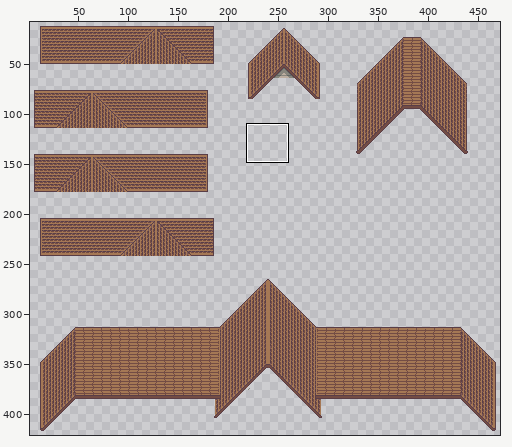
Sprite sheet -- assets/Tilesets/HouseRoof.png. Above: a wide view before the commit, with the close-up outlined.
Close-up. Old version:
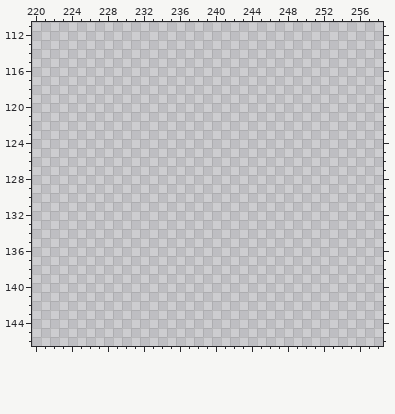
The file is 480x464 pixels. Shown: x 220..258, y 111..146. The wide view leaves out empty margins.
And afterwards:
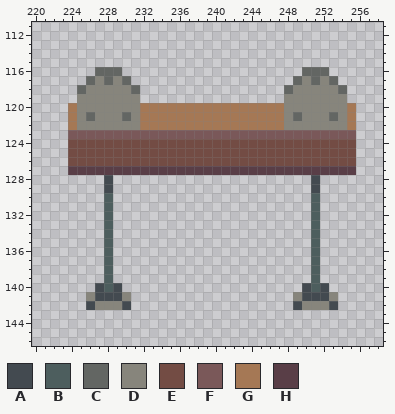
Palette (. is transparent): A #434a50  B #4d5e5e  C #636663  D #87857c  E #734c44  F #7a5859  G #a57855  H #593e47
The edit:
y 116: x 227..229 ... -> CCC; x 250..252 ... -> CCC
y 117: x 226..230 ..... -> CDCDC; x 249..253 ..... -> CDCDC
y 118: x 225..231 ....... -> CDDDDDC; x 248..254 ....... -> CDDDDDC
y 119: x 225..231 ....... -> DDDDDDD; x 248..254 ....... -> DDDDDDD
y 120: x 224..255 ................................ -> GDDDDDDDGGGGGGGGGGGGGGGGDDDDDDDG
y 121: x 224..255 ................................ -> GDCDDDCDGGGGGGGGGGGGGGGGDCDDDCDG
y 122: x 224..255 ................................ -> GDDDDDDDGGGGGGGGGGGGGGGGDDDDDDDG
y 123: x 224..255 ................................ -> FFFFFFFFFFFFFFFFFFFFFFFFFFFFFFFF
y 124..126: x 224..255 ................................ -> EEEEEEEEEEEEEEEEEEEEEEEEEEEEEEEE
y 127: x 224..255 ................................ -> HHHHHHHHHHHHHHHHHHHHHHHHHHHHHHHH
y 128..129: x 228 . -> A; x 251 . -> A
y 130..139: x 228 . -> B; x 251 . -> B
y 140: x 227..229 ... -> ABA; x 250..252 ... -> ABA
y 141: x 226..230 ..... -> DAAAD; x 249..253 ..... -> DAAAD
y 142: x 226..230 ..... -> ADDDA; x 249..253 ..... -> ADDDA
Boxes around the changes in both close-ups, in picture pixels (x1, y1, x2, y2):
added: (68, 67, 356, 310)
